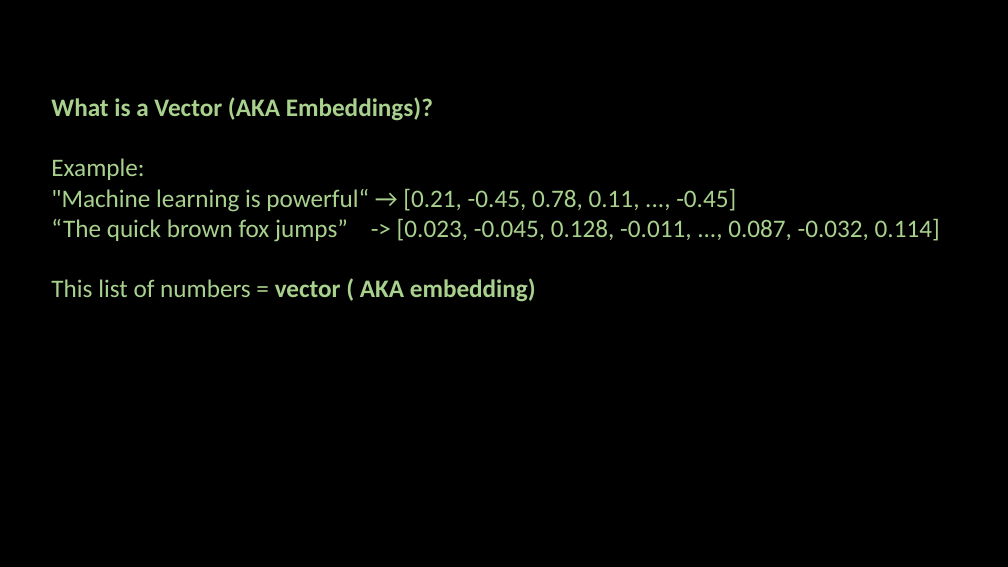
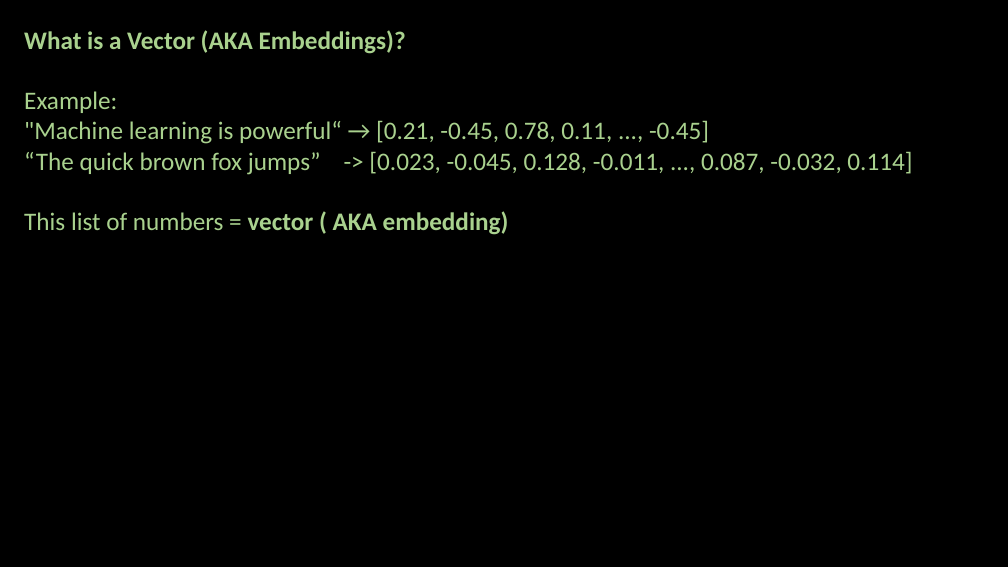
Before and after one commit to ash322ash422/github_loxford_pvt, a slide deck: slide 2 of GenAI/wk4_embedding_vectorDB_SemanticSearch_RAG_OpenAI/2_vectorDB_definition_Application.pptx. Drawn at 1008x567 pixels with LibreOffice and Linux fonts; fonts in the diff are those of the drawing; background and template pictures are left out. Boxes give left, top, right and bottom in pixels: in the first picture for what was removed or moved away, otherwise in the second. Text is boxed around its words. In the diff, an @@ line names an element or a change of style, - is before the commit and + after.

```diff
--- a/GenAI/wk4_embedding_vectorDB_SemanticSearch_RAG_OpenAI/2_vectorDB_definition_Application.pptx
+++ b/GenAI/wk4_embedding_vectorDB_SemanticSearch_RAG_OpenAI/2_vectorDB_definition_Application.pptx
@@ text "What is a Vector (AKA ...": place and size @@
-text "What is a Vector (AKA ..." at [51, 97, 940, 302]
+text "What is a Vector (AKA ..." at [24, 30, 912, 235]
```
Also in this commit, not shown: 7 other slides changed, 3 slides added, 2 slides removed, 64 other files.
